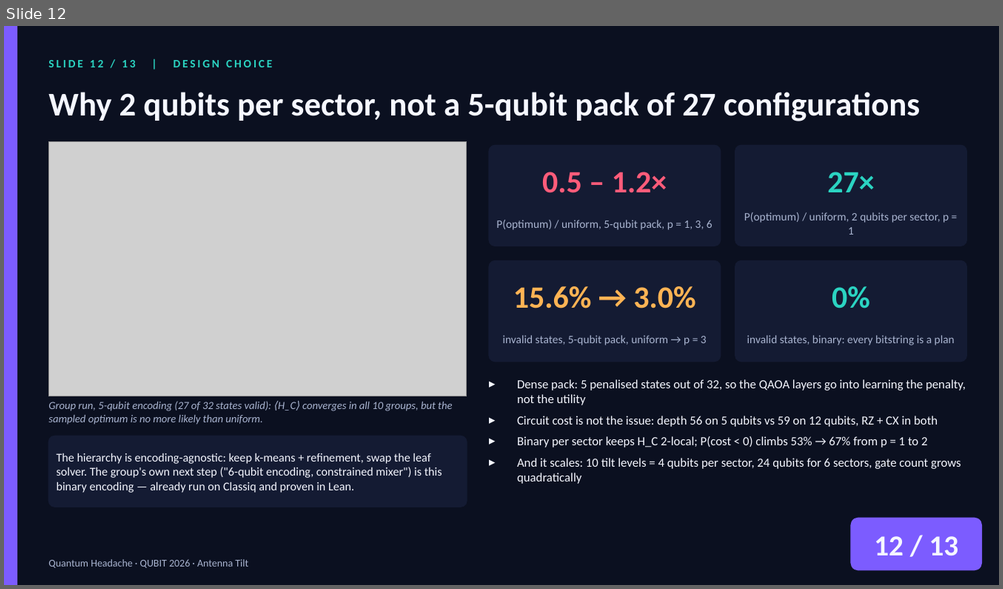
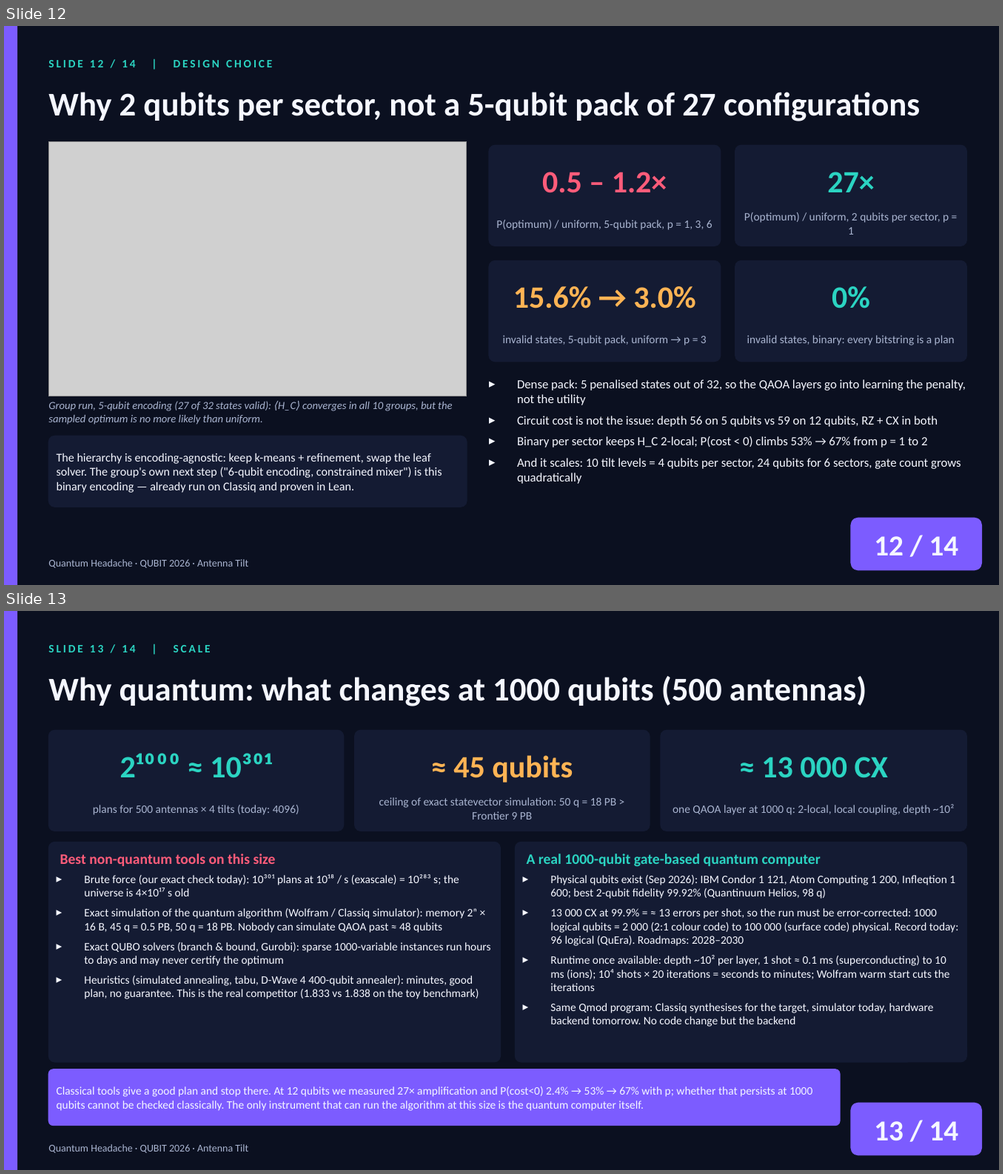
Before and after one commit to zuwasi/quantum-headache-antenna-tilt, a slide deck: presentation/QuantumHeadache_AntennaTilt.pptx. Shown one above the other, each under a label of ours: slide 12 before the commit, slides 12 and 13 after it. The pictures are 1003x589 and 1003x1174 pixels, drawn with LibreOffice and Linux fonts; fonts in the diff are those of the drawing; grey boxes stand for pictures. Boxes give left, top, right and bottom in pixels: in the first picture for what was removed or moved away, otherwise in the second. Text is boxed around its words. In the diff, an @@ line names an element or a change of style, - is before the commit and + after.

Commit message:
Add slide 13: why quantum at 1000 qubits (classical tools vs a real 1000-qubit machine); deck is now 14 slides
Amp-Thread-ID: https://ampcode.com/threads/T-01a0805d-dcde-7427-ab00-0cf6a7ee8b26

```diff
--- a/presentation/QuantumHeadache_AntennaTilt.pptx
+++ b/presentation/QuantumHeadache_AntennaTilt.pptx
@@ slide 13 added at (4, 611, 999, 1170), background #0B1020 @@
@@ rectangle added at (4, 611, 17, 1170), fill #7C5CFF @@
@@ text added at (48, 645, 210, 652), 11 pt, text #2BD4C2, bold @@
+SLIDE 13 / 14 | SCALE
@@ text added at (48, 676, 866, 706), 32 pt, text #F5F7FF, bold @@
+Why quantum: what changes at 1000 qubits (500 antennas)
@@ rounded rectangle added at (48, 730, 344, 831), fill #141B33, outline #141B33 1 pt @@
@@ rounded rectangle added at (355, 730, 649, 831), fill #141B33, outline #141B33 1 pt @@
@@ rounded rectangle added at (660, 730, 967, 831), fill #141B33, outline #141B33 1 pt @@
@@ text added at (120, 753, 272, 778), 30 pt, text #2BD4C2, bold @@
+2¹⁰⁰⁰ ≈ 10³⁰¹
@@ text added at (453, 755, 572, 783), 30 pt, text #FFB454, bold @@
+≈ 45 qubits
@@ text added at (761, 757, 888, 778), 30 pt, text #2BD4C2, bold @@
+≈ 13 000 CX
@@ text added at (93, 805, 299, 815), 11 pt, text #A9B4D0 @@
+plans for 500 antennas × 4 tilts (today: 4096)
@@ text added at (379, 797, 616, 820), 11 pt, text #A9B4D0 @@
+ceiling of exact statevector simulation: 50 q = 18 PB > Frontier 9 PB
@@ text added at (672, 804, 953, 815), 11 pt, text #A9B4D0 @@
+one QAOA layer at 1000 q: 2-local, local coupling, depth ~10²
@@ rounded rectangle added at (48, 843, 500, 1062), fill #141B33, outline #141B33 1 pt @@
@@ text added at (60, 854, 276, 866), 14 pt, text #FF5C7A, bold @@
+Best non-quantum tools on this size
@@ rounded rectangle added at (515, 843, 967, 1062), fill #141B33, outline #141B33 1 pt @@
@@ text added at (526, 854, 820, 867), 14 pt, text #2BD4C2, bold @@
+A real 1000-qubit gate-based quantum computer
@@ text added at (84, 874, 490, 999), 11 pt, text #F5F7FF @@
+▸ Brute force (our exact check today): 10³⁰¹ plans at 10¹⁸ / s (exascale) = 10²⁸³ s; the universe is 4×10¹⁷ s old
+▸ Exact simulation of the quantum algorithm (Wolfram / Classiq simulator): memory 2ⁿ × 16 B, 45 q = 0.5 PB, 50 q = 18 PB. Nobody can simulate QAOA past ≈ 48 qubits
+▸ Exact QUBO solvers (branch & bound, Gurobi): sparse 1000-variable instances run hours to days and may never certify the optimum
+▸ Heuristics (simulated annealing, tabu, D-Wave 4 400-qubit annealer): minutes, good plan, no guarantee. This is the real competitor (1.833 vs 1.838 on the toy benchmark)
@@ text added at (550, 875, 958, 1027), 11 pt, text #F5F7FF @@
+▸ Physical qubits exist (Sep 2026): IBM Condor 1 121, Atom Computing 1 200, Infleqtion 1 600; best 2-qubit fidelity 99.92% (Quantinuum Helios, 98 q)
+▸ 13 000 CX at 99.9% = ≈ 13 errors per shot, so the run must be error-corrected: 1000 logical qubits = 2 000 (2:1 colour code) to 100 000 (surface code) physical. Record today: 96 logical (QuEra). Roadmaps: 2028–2030
+▸ Runtime once available: depth ~10² per layer, 1 shot ≈ 0.1 ms (superconducting) to 10 ms (ions); 10⁴ shots × 20 iterations = seconds to minutes; Wolfram warm start cuts the iterations
+▸ Same Qmod program: Classiq synthesises for the target, simulator today, hardware backend tomorrow. No code change but the backend
@@ rounded rectangle added at (48, 1070, 839, 1126), fill #7C5CFF, outline #7C5CFF 1 pt @@
@@ text added at (57, 1087, 812, 1111), 11 pt, text #F5F7FF @@
+Classical tools give a good plan and stop there. At 12 qubits we measured 27× amplification and P(cost<0) 2.4% → 53% → 67% with p; whether that persists at 1000 qubits cannot be checked classically. The only instrument that can run the algorithm at this size is the quantum computer itself.
@@ rounded rectangle added at (851, 1103, 982, 1156), fill #7C5CFF, outline #7C5CFF 1 pt @@
@@ text added at (874, 1122, 959, 1141), 28 pt, text #F5F7FF, bold @@
+13 / 14
@@ text added at (48, 1145, 248, 1153), 10 pt, text #A9B4D0 @@
+Quantum Headache · QUBIT 2026 · Antenna Tilt
@@ slide 12 changed as well @@
@@ text at (48, 60, 272, 67): text changed @@
-SLIDE 12 / 13 | DESIGN CHOICE
+SLIDE 12 / 14 | DESIGN CHOICE
@@ text at (874, 537, 959, 556): text changed @@
-12 / 13
+12 / 14
```
Also in this commit, not shown: 12 other slides changed, 3 other files.
